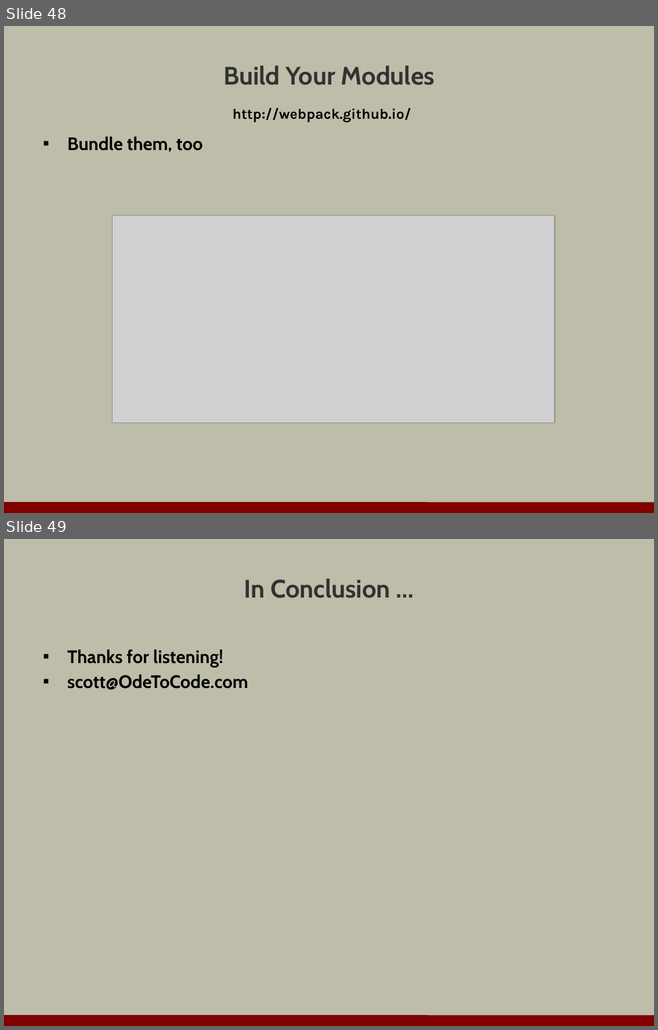
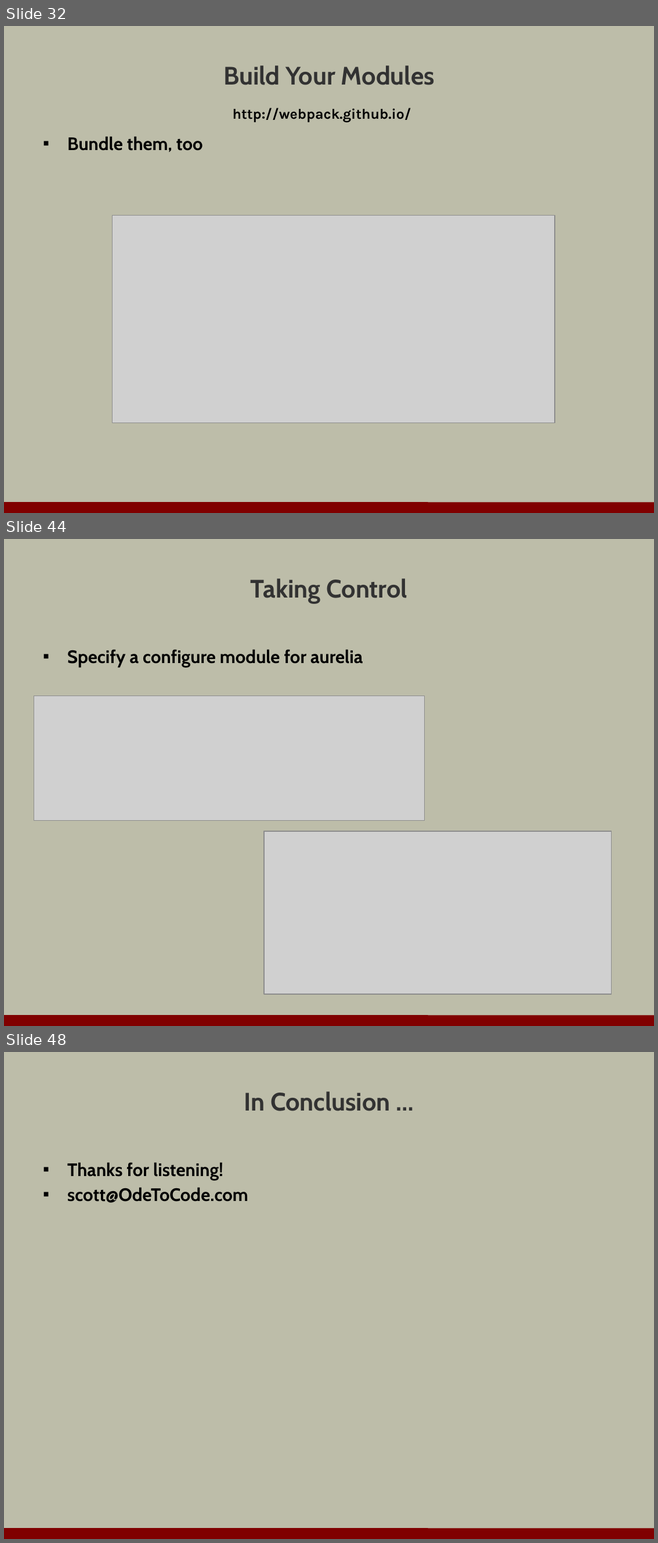
Before and after one commit to OdeToCode/classes, a slide deck: assorted/evolution_of_js.pptx. Shown one above the other, each under a label of ours: slides 48 and 49 before the commit, slides 32, 44 and 48 after it; the slides between them are not shown. The pictures are 658x1030 and 658x1543 pixels, drawn with LibreOffice and Linux fonts; fonts in the diff are those of the drawing; grey boxes stand for pictures; background and template pictures are left out. Boxes give left, top, right and bottom in pixels: in the first picture for what was removed or moved away, otherwise in the second. Text is boxed around its words. In the diff, an @@ line names an element or a change of style, - is before the commit and + after.

```diff
--- a/assorted/evolution_of_js.pptx
+++ b/assorted/evolution_of_js.pptx
@@ slide 44 added at (4,539,654,1026), background #BDBDA9; not listed: 1 template element that a slide beside it also shows @@
@@ title added at (250,578,408,603), 28 pt, text #323232, bold @@
+Taking Control
@@ text added at (67,649,362,667), 20 pt, text #000000, bold @@
+▪ Specify a configure module for aurelia
@@ picture added at (34,696,424,821) @@
@@ picture added at (264,831,611,994) @@
@@ what was slide 48 is now slide 32 @@
@@ what was slide 49 is now slide 48 @@
```
Also in this commit, not shown: 2 slides changed, 15 other slides added, 17 slides removed.
